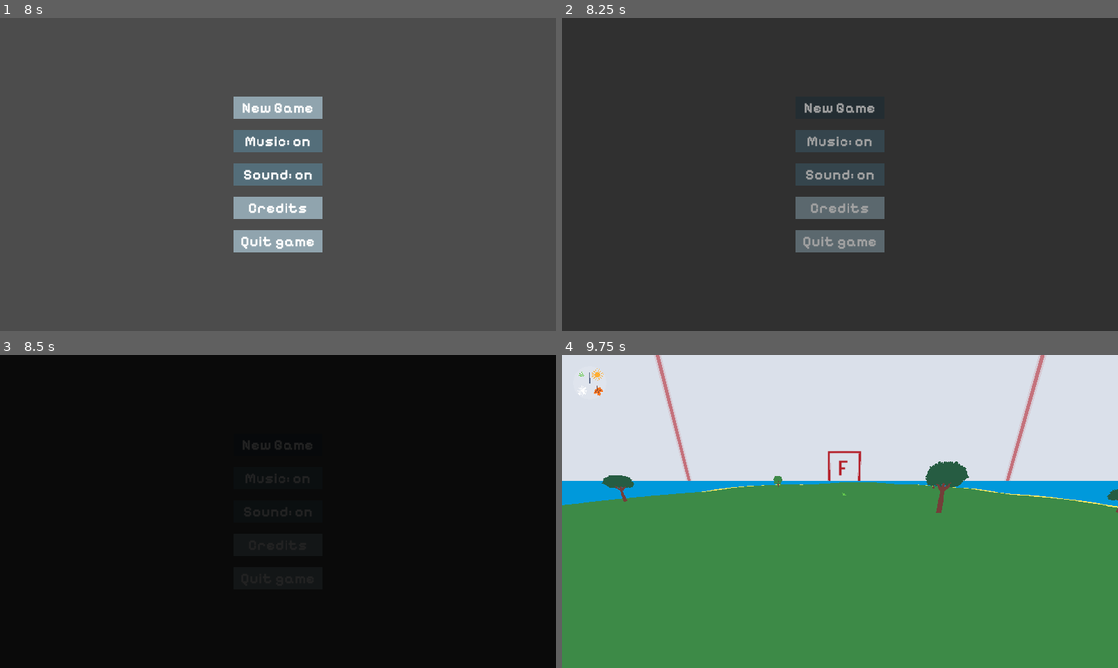
Above: before the commit, frames 1-4 (two rows, left to right).
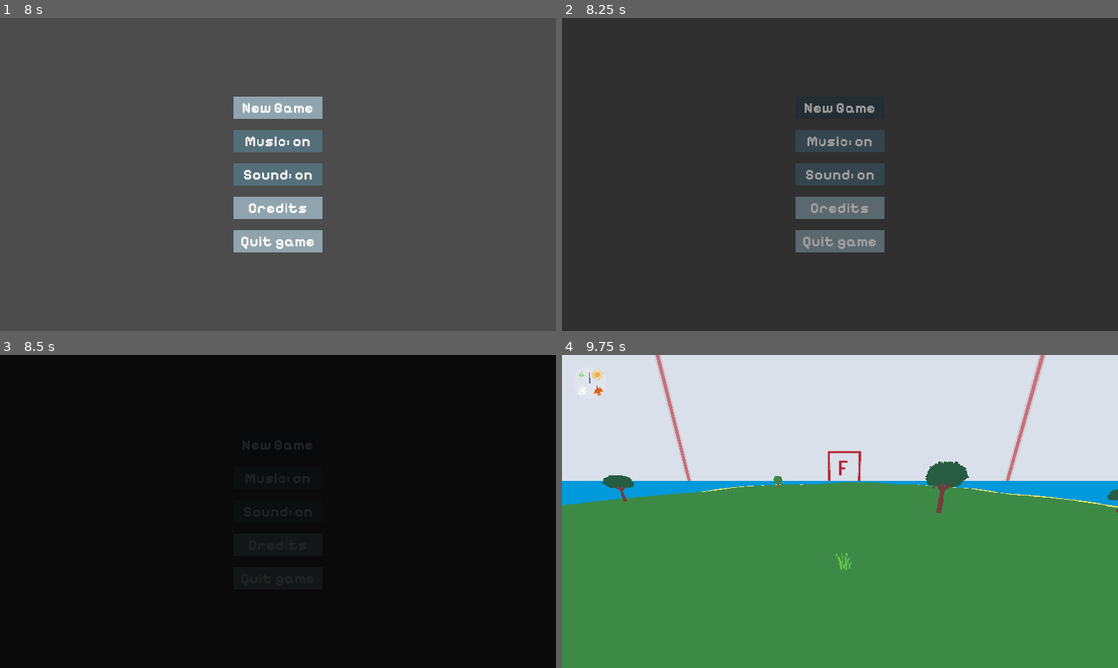
Above: after the commit, the same moments.

Repository: dzejpi/natura
Game: Godot game, scene res://scenes/game_scenes/SplashScene.tscn
The game is run twice, just before and just after one commit, with the same random seed, the same clock (stepped at 60 frames per second) and the same inputs.
Inputs (mouse positions are in pixels of both pictures, inside the frame that each line leads up to):
- Up to frame 1 (8 s): move the mouse to (400, 158) at 0.52 s; hold D (move_right) 0.53-1.28 s; tap E (dialog_end) at 0.6, 3.6, 6.6 s; click (400, 158) at 0.67 s; tap Space (move_jump) at 0.77, 1.52, 3.02, 3.77, 4.52, 5, 6.02, 6.77, 7.52 s; move the mouse to (166, 190) at 1.27 s; hold S (move_down) 1.28-2.03 s; click (166, 190) at 1.35 s; tap Enter at 2, 5.75 s; move the mouse to (333, 105) at 2.02 s; hold D (move_right) 2.03-2.78 s; hold Ctrl (move_crouch) 2.03-2.78 s; move the mouse to (250, 237) at 2.77 s; hold W (move_up) 2.78-3.53 s; tap Shift (move_sprint) at 2.85, 5.85 s; click (250, 237) at 2.92 s; move the mouse to (444, 221) at 3.52 s; hold A (move_left) 3.53-5.03 s; move the mouse to (111, 127) at 4.27 s; click (111, 127) at 4.35 s; move the mouse to (305, 174) at 5.02 s; hold S (move_down) 5.03-5.78 s; hold Ctrl (move_crouch) 5.03-5.78 s; click (305, 174) at 5.17 s; move the mouse to (194, 96) at 5.77 s; hold D (move_right) 5.78-6.53 s; move the mouse to (400, 158) at 6.52 s; hold W (move_up) 6.53-7.28 s; move the mouse to (166, 190) at 7.27 s; hold D (move_right) from 7.28 s (still down); click (166, 190) at 7.35 s
- Up to frame 2 (8.25 s): release D (move_right) at 8 s; click "New Game" at 8 s
- Up to frame 3 (8.5 s): no input
- Up to frame 4 (9.75 s): move the mouse to (851, 505) at 8.77 s; hold W (move_up) 8.78-9.53 s; hold Ctrl (move_crouch) 8.78-9.53 s; move the mouse to (834, 517) at 9.52 s; hold A (move_left) from 9.53 s (still down); tap Shift (move_sprint) at 9.6 s

Frames 1-3 are identical in both runs. In frame 4, less than 0.1% of the frame differs, in the area x 49-53%, y 44-69%.

Commit message:
Adjusted some objects in the scene.

Diff:
--- a/scenes/game_scenes/GameSceneOne.tscn
+++ b/scenes/game_scenes/GameSceneOne.tscn
@@ -1066,10 +1066,13 @@
 [node name="NaturalBeehive" parent="GameObjects/Beehives" instance=ExtResource( 265 )]
 transform = Transform( 1, 0, 0, 0, 1, 0, 0, 0, 1, -0.949013, 6.24045, -0.627507 )
 
+[node name="NaturalBeehive2" parent="GameObjects/Beehives" instance=ExtResource( 265 )]
+transform = Transform( 1, 0, 0, 0, 1, 0, 0, 0, 1, -104.005, -1.95083, 89.8869 )
+
 [node name="Flowers" type="Spatial" parent="GameObjects"]
 
 [node name="Flower" parent="GameObjects/Flowers" instance=ExtResource( 266 )]
-transform = Transform( 1, 0, 0, 0, 1, 0, 0, 0, 1, 0, 1.32394, -42.8665 )
+transform = Transform( 1, 0, 0, 0, 1, 0, 0, 0, 1, 0, 2.10506, -14.0116 )
 
 [node name="Trees" type="Spatial" parent="GameObjects"]
 
@@ -1083,7 +1086,7 @@
 transform = Transform( 0.820112, 0, 0.572203, 0, 1, 0, -0.572203, 0, 0.820112, 16.2306, -0.353016, 64.3857 )
 
 [node name="TreeOne3" parent="GameObjects/Trees" instance=ExtResource( 268 )]
-transform = Transform( 1, 0, 0, 0, 1, 0, 0, 0, 1, -58.139, -0.290397, 31.4029 )
+transform = Transform( 1, 0, 0, 0, 1, 0, 0, 0, 1, -103.42, -5.64442, 90.7817 )
 
 [node name="TreeOne4" parent="GameObjects/Trees" instance=ExtResource( 268 )]
 transform = Transform( 1, 0, 0, 0, 1, 0, 0, 0, 1, 43.3956, -1.73689, -83.3888 )
